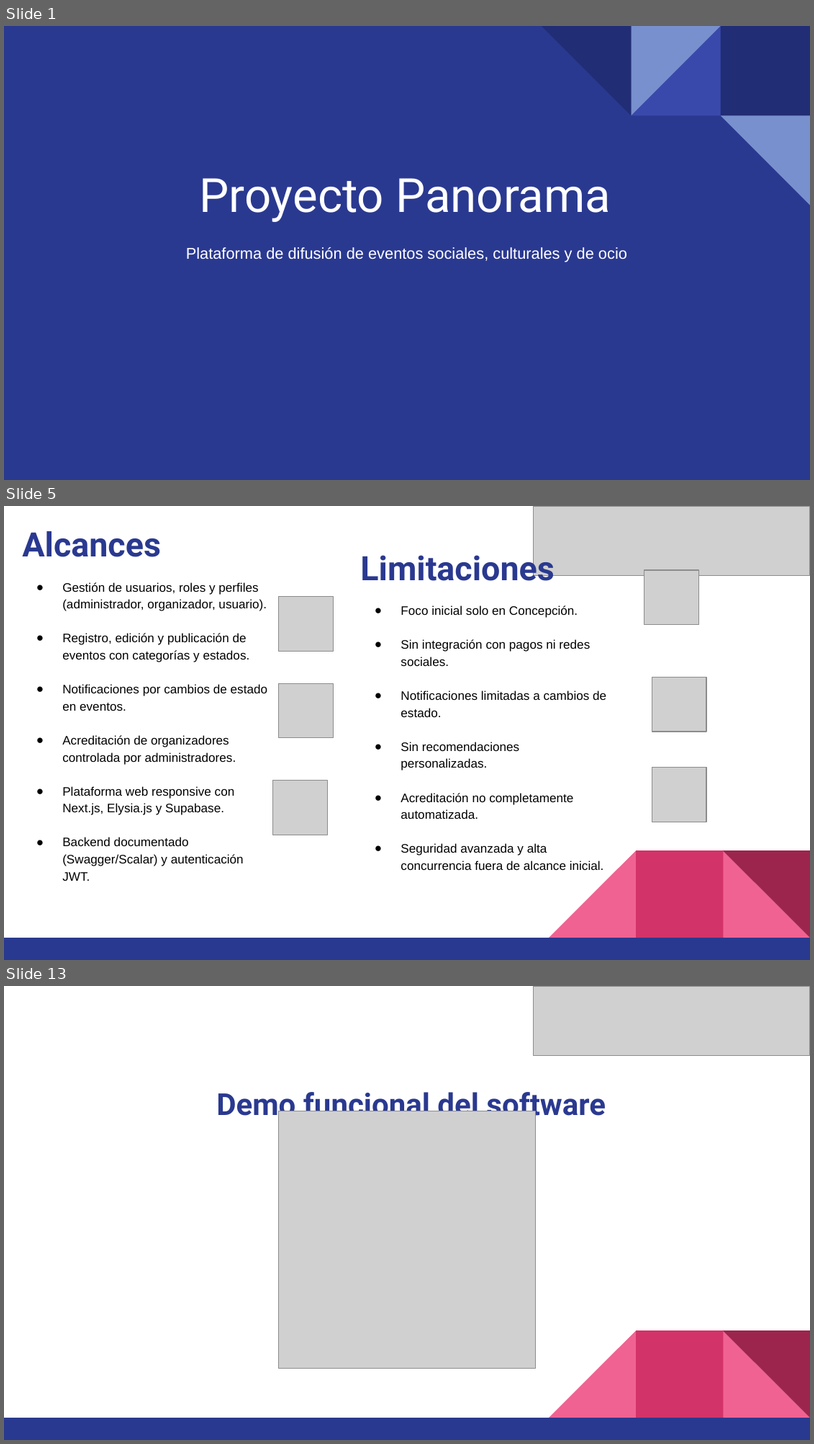
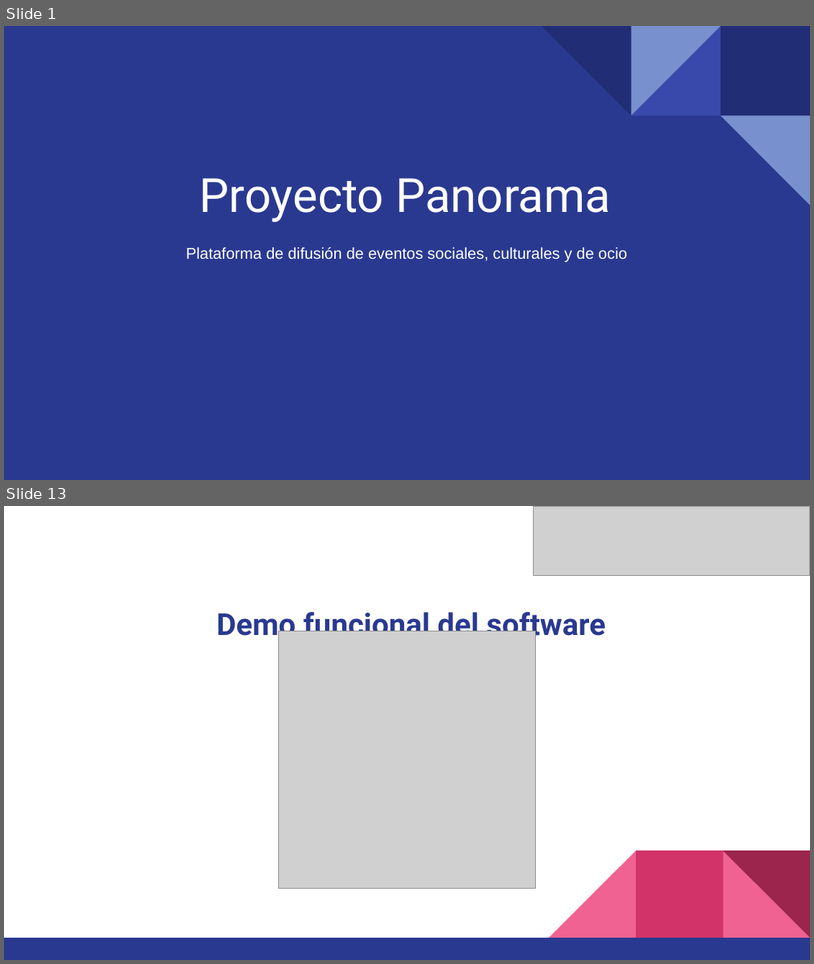
Before and after one commit to javegaf/Capstone, a slide deck: Fase 2/Evidencias Proyecto/Presentacion Proyecto.pptx. Shown one above the other, each under a label of ours: slides 1, 5 and 13 before the commit, slides 1 and 13 after it; the slides between them are not shown. The pictures are 814x1444 and 814x964 pixels, drawn with LibreOffice and Linux fonts; fonts in the diff are those of the drawing; grey boxes stand for pictures. Boxes give left, top, right and bottom in pixels: in the first picture for what was removed or moved away, otherwise in the second. Text is boxed around its words. In the diff, an @@ line names an element or a change of style, - is before the commit and + after.

```diff
--- a/Fase 2/Evidencias Proyecto/Presentacion Proyecto.pptx
+++ b/Fase 2/Evidencias Proyecto/Presentacion Proyecto.pptx
@@ slide 5 removed at [4, 506, 810, 960], background #FFFFFF; not listed: 5 template elements that a slide beside it also shows @@
@@ picture removed at [533, 506, 810, 575] @@
@@ text removed at [22, 531, 268, 880] @@
-Alcances
-● Gestión de usuarios, roles y perfiles (administrador, organizador, usuario).
-● Registro, edición y publicación de eventos con categorías y estados.
-● Notificaciones por cambios de estado en eventos.
-● Acreditación de organizadores controlada por administradores.
-● Plataforma web responsive con Next.js, Elysia.js y Supabase.
-● Backend documentado (Swagger/Scalar) y autenticación JWT.
@@ text removed at [360, 550, 607, 870] @@
-Limitaciones
-● Foco inicial solo en Concepción.
-● Sin integración con pagos ni redes sociales.
-● Notificaciones limitadas a cambios de estado.
-● Sin recomendaciones personalizadas.
-● Acreditación no completamente automatizada.
-● Seguridad avanzada y alta concurrencia fuera de alcance inicial.
@@ picture removed at [644, 569, 699, 625] @@
@@ picture removed at [279, 596, 334, 651] @@
@@ picture removed at [652, 677, 707, 732] @@
@@ picture removed at [279, 683, 334, 739] @@
@@ picture removed at [273, 780, 328, 835] @@
@@ picture removed at [652, 767, 707, 822] @@
```
Also in this commit, not shown: 8 slides changed, 4 slides added, 3 other slides removed, 1 other file.
